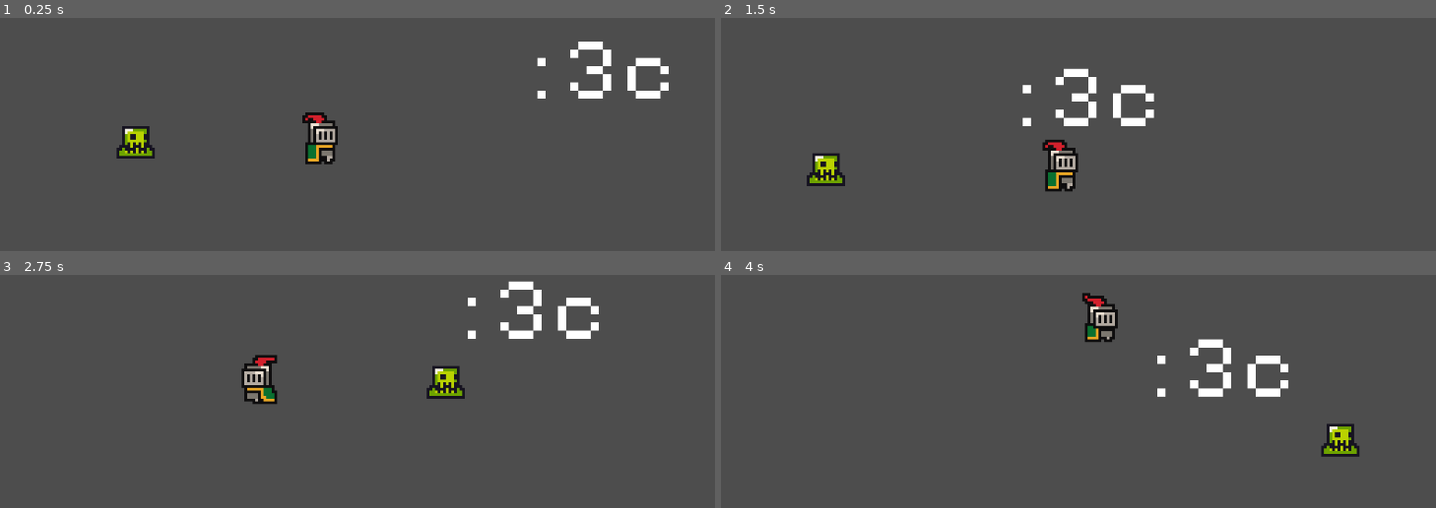
Above: before the commit, frames 1-4 (two rows, left to right).
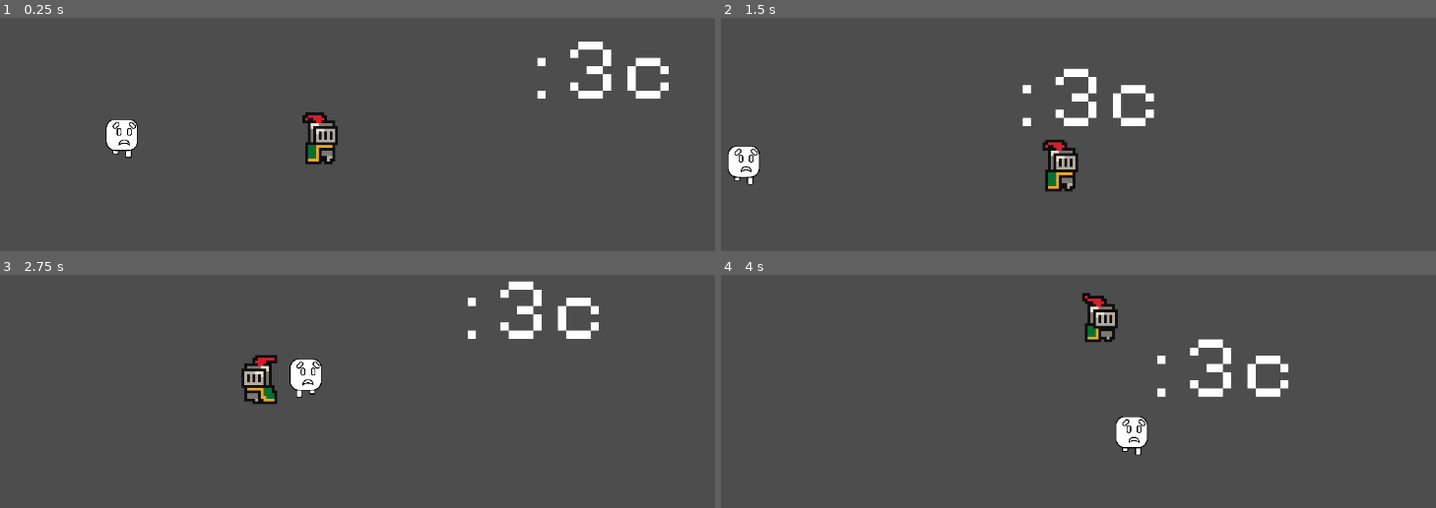
Above: after the commit, the same moments.

Repository: PavementOfTime/Project-1868
Game: Godot game, scene res://scenes/game.tscn
Same seed, same stepped clock (60 frames per second), same inputs: the game is played once before the commit and once after it.
Inputs (mouse positions are in pixels of both pictures, inside the frame that each line leads up to):
- Up to frame 1 (0.25 s): no input
- Up to frame 2 (1.5 s): move the mouse to (1214, 111) at 0.52 s; hold D (right) 0.53-1.25 s; click (1214, 111) at 0.67 s; tap Space (jump) at 0.77 s; drag from (885, 155) to (999, 220) at 1.27 s
- Up to frame 3 (2.75 s): move the mouse to (400, 293) at 2.02 s; hold A (left) from 2.03 s (still down)
- Up to frame 4 (4 s): release A (left) at 2.75 s; drag from (999, 477) to (1178, 377) at 2.77 s; move the mouse to (1278, 456) at 3.52 s; hold D (right) from 3.53 s (still down); tap Space (jump) at 3.77 s

The runs differ from the first frame. In frame 1, 0.9% of the frame differs, in the area x 14-22%, y 43-61%; in frame 2, 1.2%; in frame 3, 1.2%, in the area x 40-66%, y 35-54%; in frame 4, 1.2%.

Commit message:
Added a unique sprite for 'Plob'
and animations for him

Diff:
--- /dev/null
+++ b/enemies/plob.tscn
@@ -0,0 +1,74 @@
+[gd_scene load_steps=9 format=3 uid="uid://cl258gsfnevsr"]
+
+[ext_resource type="Script" path="res://scripts/plob.gd" id="1_dbkfh"]
+[ext_resource type="Texture2D" uid="uid://c5nadh01xx1s4" path="res://assets/sprites/plob.png" id="2_asf6b"]
+
+[sub_resource type="AtlasTexture" id="AtlasTexture_07v7q"]
+atlas = ExtResource("2_asf6b")
+region = Rect2(0, 0, 130, 160)
+
+[sub_resource type="AtlasTexture" id="AtlasTexture_qhkbq"]
+atlas = ExtResource("2_asf6b")
+region = Rect2(130, 0, 130, 160)
+
+[sub_resource type="AtlasTexture" id="AtlasTexture_jb710"]
+atlas = ExtResource("2_asf6b")
+region = Rect2(0, 160, 130, 160)
+
+[sub_resource type="SpriteFrames" id="SpriteFrames_abfh2"]
+animations = [{
+"frames": [{
+"duration": 1.0,
+"texture": SubResource("AtlasTexture_07v7q")
+}],
+"loop": true,
+"name": &"idle",
+"speed": 0.0
+}, {
+"frames": [{
+"duration": 1.0,
+"texture": SubResource("AtlasTexture_qhkbq")
+}, {
+"duration": 1.0,
+"texture": SubResource("AtlasTexture_jb710")
+}],
+"loop": true,
+"name": &"walk",
+"speed": 3.0
+}]
+
+[sub_resource type="RectangleShape2D" id="RectangleShape2D_ajx0l"]
+size = Vector2(14, 15)
+
+[sub_resource type="RectangleShape2D" id="RectangleShape2D_jjcyb"]
+size = Vector2(14, 15)
+
+[node name="plob" type="Node2D"]
+script = ExtResource("1_dbkfh")
+
+[node name="AnimationPlayer" type="AnimationPlayer" parent="."]
+
+[node name="AnimatedSprite2D" type="AnimatedSprite2D" parent="."]
+position = Vector2(-0.0580986, -7.5)
+scale = Vector2(0.0914139, 0.0914139)
+sprite_frames = SubResource("SpriteFrames_abfh2")
+animation = &"walk"
+frame_progress = 0.812335
+
+[node name="HitBox" type="Area2D" parent="."]
+collision_mask = 3
+
+[node name="HitBox" type="CollisionShape2D" parent="HitBox"]
+position = Vector2(0, -7.5)
+shape = SubResource("RectangleShape2D_ajx0l")
+
+[node name="AttackBox" type="Area2D" parent="."]
+collision_mask = 3
+
+[node name="AttackBox" type="CollisionShape2D" parent="AttackBox"]
+position = Vector2(4, -7.5)
+shape = SubResource("RectangleShape2D_jjcyb")
+
+[connection signal="body_entered" from="AttackBox" to="." method="_on_attack_box_body_entered"]
+[connection signal="body_entered" from="AttackBox" to="." method="_on_body_entered"]
+[connection signal="body_exited" from="AttackBox" to="." method="_on_body_exited"]
--- a/project.godot
+++ b/project.godot
@@ -18,6 +18,10 @@
 [autoload]
 
 Music="*res://scenes/music.tscn"
+
+[editor_plugins]
+
+enabled=PackedStringArray("res://addons/SpritesheetGenerator/plugin.cfg")
 
 [input]
 
--- a/scenes/game.tscn
+++ b/scenes/game.tscn
@@ -2,7 +2,7 @@
 
 [ext_resource type="PackedScene" uid="uid://dfb0rhp7irn31" path="res://scenes/player.tscn" id="1_04fye"]
 [ext_resource type="Script" path="res://scripts/game_manager.gd" id="1_er1j5"]
-[ext_resource type="PackedScene" uid="uid://cl258gsfnevsr" path="res://scenes/glorb.tscn" id="2_anpf5"]
+[ext_resource type="PackedScene" uid="uid://cl258gsfnevsr" path="res://enemies/plob.tscn" id="2_anpf5"]
 [ext_resource type="FontFile" uid="uid://dcuws6rx6bue4" path="res://assets/fonts/PixelOperator8.ttf" id="7_w3303"]
 
 [sub_resource type="WorldBoundaryShape2D" id="WorldBoundaryShape2D_74j0l"]
--- a/scenes/glorb.tscn
+++ /dev/null
@@ -1,72 +0,0 @@
-[gd_scene load_steps=10 format=3 uid="uid://cl258gsfnevsr"]
-
-[ext_resource type="Texture2D" uid="uid://bmetc4x5dtgp4" path="res://assets/sprites/slime_green.png" id="1_0yuac"]
-[ext_resource type="Script" path="res://scripts/glorb.gd" id="1_dbkfh"]
-
-[sub_resource type="AtlasTexture" id="AtlasTexture_rcphc"]
-atlas = ExtResource("1_0yuac")
-region = Rect2(0, 24, 24, 24)
-
-[sub_resource type="AtlasTexture" id="AtlasTexture_ymf4x"]
-atlas = ExtResource("1_0yuac")
-region = Rect2(24, 24, 24, 24)
-
-[sub_resource type="AtlasTexture" id="AtlasTexture_esp2f"]
-atlas = ExtResource("1_0yuac")
-region = Rect2(48, 24, 24, 24)
-
-[sub_resource type="AtlasTexture" id="AtlasTexture_plirr"]
-atlas = ExtResource("1_0yuac")
-region = Rect2(72, 24, 24, 24)
-
-[sub_resource type="SpriteFrames" id="SpriteFrames_abfh2"]
-animations = [{
-"frames": [{
-"duration": 1.0,
-"texture": SubResource("AtlasTexture_rcphc")
-}, {
-"duration": 1.0,
-"texture": SubResource("AtlasTexture_ymf4x")
-}, {
-"duration": 1.0,
-"texture": SubResource("AtlasTexture_esp2f")
-}, {
-"duration": 1.0,
-"texture": SubResource("AtlasTexture_plirr")
-}],
-"loop": true,
-"name": &"default",
-"speed": 5.0
-}]
-
-[sub_resource type="RectangleShape2D" id="RectangleShape2D_ajx0l"]
-size = Vector2(14, 15)
-
-[sub_resource type="RectangleShape2D" id="RectangleShape2D_jjcyb"]
-size = Vector2(14, 15)
-
-[node name="glorb" type="Node2D"]
-script = ExtResource("1_dbkfh")
-
-[node name="AnimatedSprite2D" type="AnimatedSprite2D" parent="."]
-position = Vector2(0, -12)
-sprite_frames = SubResource("SpriteFrames_abfh2")
-frame_progress = 0.626008
-
-[node name="HitBox" type="Area2D" parent="."]
-collision_mask = 3
-
-[node name="HitBox" type="CollisionShape2D" parent="HitBox"]
-position = Vector2(0, -7.5)
-shape = SubResource("RectangleShape2D_ajx0l")
-
-[node name="AttackBox" type="Area2D" parent="."]
-collision_mask = 3
-
-[node name="AttackBox" type="CollisionShape2D" parent="AttackBox"]
-position = Vector2(4, -7.5)
-shape = SubResource("RectangleShape2D_jjcyb")
-
-[connection signal="body_entered" from="AttackBox" to="." method="_on_body_entered"]
-[connection signal="body_entered" from="AttackBox" to="." method="_on_attack_box_body_entered"]
-[connection signal="body_exited" from="AttackBox" to="." method="_on_body_exited"]
--- a/scripts/glorb.gd
+++ b/scripts/plob.gd
@@ -1,25 +1,29 @@
 extends Node2D
 @onready var attack_box: CollisionShape2D = $AttackBox/AttackBox
+@onready var wa: AnimatedSprite2D = $AnimatedSprite2D
 
 
-
-
-const SPEED = 60
+const SPEED = 40
 var canMove = true
 
 # Called when the node enters the scene tree for the first time.
 func _ready() -> void:
-	pass # Replace with function body.
+	wa.play("walk")
 
 # Called every frame. 'delta' is the elapsed time since the previous frame.
 func _process(delta: float) -> void:
 	if canMove == true:
 		position.x += SPEED * delta
 
+
 # Called when a node on layers 1 or 2 enter
 func _on_body_entered(body: Node2D) -> void:
 	canMove = false
+	wa.play("idle")
+	print("a")
+
 
 # Called when a node on layers 1 or 2 exit
 func _on_body_exited(body: Node2D) -> void:
 	canMove = true
+	wa.play("walk")
Binary file added: addons/SpritesheetGenerator/Checker.png
Not shown, changed: addons/SpritesheetGenerator/Checker.png.import
Not shown, added: addons/SpritesheetGenerator/SpriteSheetGenerator.gd
Not shown, added: addons/SpritesheetGenerator/SpritesheetFrame.tscn
Not shown, added: addons/SpritesheetGenerator/SpritesheetGenerator.tscn
Not shown, added: addons/SpritesheetGenerator/plugin.cfg
Not shown, removed: assets/sounds/coin.wav.import
Not shown, removed: assets/sounds/explosion.wav.import
Not shown, removed: assets/sounds/hurt.wav.import
Not shown, removed: assets/sounds/jump.wav.import
Not shown, removed: assets/sounds/power_up.wav.import
Not shown, removed: assets/sounds/tap.wav.import
(and 18 more such lines)
